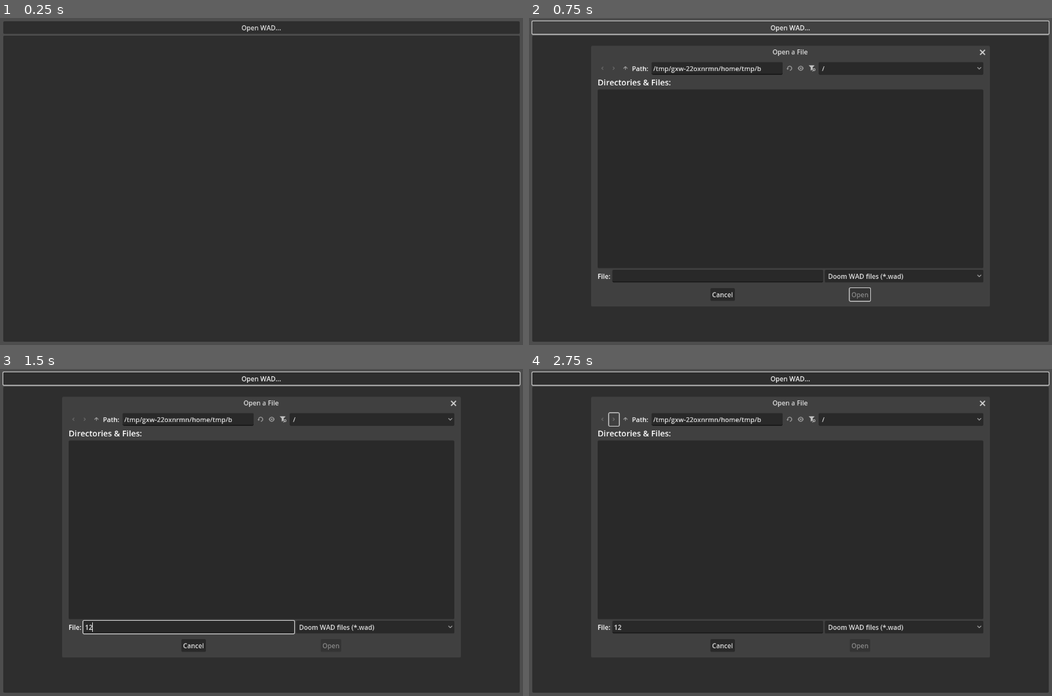
Above: before the commit, frames 1-4 (two rows, left to right).
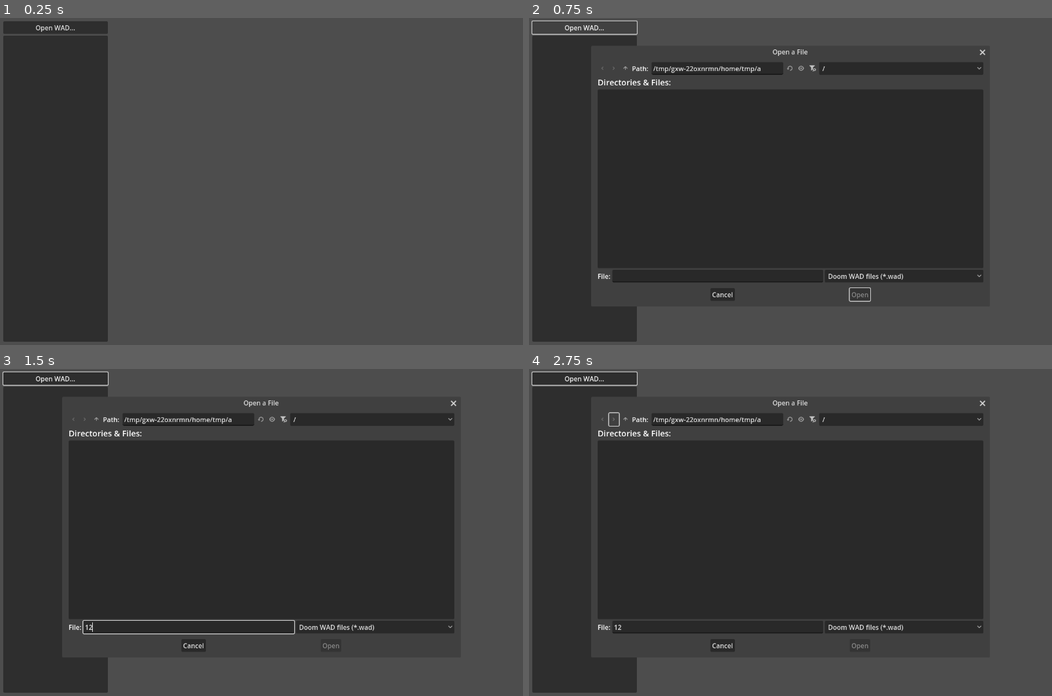
Above: after the commit, the same moments.

Repository: TehRealSalt/sentinel-smith
Game: Godot game, scene res://wad_viewer.tscn
Same seed, same stepped clock (60 frames per second), same inputs: the game is played once before the commit and once after it.
Inputs (mouse positions are in pixels of both pictures, inside the frame that each line leads up to):
- Up to frame 1 (0.25 s): no input
- Up to frame 2 (0.75 s): click "Open WAD..." at 0.5 s
- Up to frame 3 (1.5 s): click (188, 627) at 1.27 s; type "12" at 1.35 s
- Up to frame 4 (2.75 s): click (612, 418) at 2 s

The runs differ from the first frame. In frame 1, 77% of the frame differs, in the area x 6-100%, y 1-99%; in frame 2, 20%; in frame 3, 23%; in frame 4, 23%.

Commit message:
Load sectors + things from TEXTMAP

Diff:
--- a/project/linedef.gd
+++ b/project/linedef.gd
@@ -123,42 +123,23 @@
 var special: int = 0
 
 
-## [member special]'s argument 0.
+## [member special]'s integer arguments.
 ##
-## In map formats without scripting, this should be equal to [member id].
-var arg0: int = 0
+## In any map formats without scripting,
+## [code]int_args[0][/code] should be equal to [member id].
+var int_args: Array[int]
 
 
-## [member special]'s argument 1.
-var arg1: int = 0
+## Gets this thing's script arguments as an array.
+## This
+func get_args() -> Array:
+	return int_args
 
 
-## [member special]'s argument 2.
-var arg2: int = 0
-
-
-## [member special]'s argument 3.
-var arg3: int = 0
-
-
-## [member special]'s argument 4.
-var arg4: int = 0
-
-
-## Gets this line's script arguments as an array.
-func get_args() -> Array:
-	return [arg0, arg1, arg2, arg3, arg4]
-
-
-## Sets this line's script arguments from an array.
+## Sets this thing's script arguments from an array.
 func set_args(v: Array) -> void:
 	assert(v.size() == 5)
-	arg0 = v[0]
-	arg1 = v[1]
-	arg2 = v[2]
-	arg3 = v[3]
-	arg4 = v[4]
-
+	int_args = v
 
 # Sidedef pointers
 
--- a/project/map.gd
+++ b/project/map.gd
@@ -53,18 +53,12 @@
 
 	return ret
 
-func _init(_data: Dictionary) -> void:
-	print("TODO: Fill from Dictionary")
-
 
 # Creates a [DoomMap] from a TEXTMAP [String].
 static func load_from_text(text: String) -> DoomMap:
 	text = strip_comments(text)
-
 	var textmap := DoomTextmap.new(text)
-	var map := DoomMap.new(textmap.data)
-
-	return map
+	return DoomMap.new(textmap.data)
 
 
 static func load_from_wad(wad: WADFile) -> DoomMap:
@@ -101,3 +95,16 @@
 	print("Loaded map '%s'" % map.map_name)
 
 	return map
+
+
+var sectors: Array[DoomSector] = []
+var things: Array[DoomThing] = []
+
+func _init(data: Dictionary) -> void:
+	engine_namespace = data.namespace
+
+	for sector_def: Dictionary in data.sector:
+		sectors.push_back(DoomSector.new(sector_def))
+
+	for thing_def: Dictionary in data.thing:
+		things.push_back(DoomThing.new(thing_def))
--- /dev/null
+++ b/project/plane.gd
@@ -0,0 +1,11 @@
+class_name DoomSectorPlane
+extends Node
+## Represents a [DoomSector]'s floor and ceiling planes.
+## This isn't a thing in the UDMF spec, but it reduce code duplication
+## for more complicated map formats.
+
+## The plane's vertical coordinate.
+var height: int = 0
+
+## The plane's texture name or path.
+var texture: String
--- a/project/sector.gd
+++ b/project/sector.gd
@@ -3,24 +3,16 @@
 ## Represents a sector as it is in the UDMF specification.
 
 
-## The floor height.
-var heightfloor: int = 0
+## The properties associated with this sector's floor.
+var floor_plane: DoomSectorPlane
 
 
-## The ceiling height.
-var heightceiling: int = 0
+## The properties associated with this sector's ceiling.
+var ceiling_plane: DoomSectorPlane
 
 
-## The floor texture name or path.
-var texturefloor: String
-
-
-## The ceiling texture name or path.
-var textureceiling: String
-
-
-## The light level of this sector.
-var lightlevel: int = 160
+## The light level of the entire sector.
+var light_level: int = 160
 
 
 ## The sector "special" property.
@@ -31,3 +23,19 @@
 
 ## The scripting ID (or "tag") of this sector.
 var id: int = 0
+
+
+func _init(data: Dictionary) -> void:
+	floor_plane = DoomSectorPlane.new()
+	ceiling_plane = DoomSectorPlane.new()
+
+	floor_plane.height = data.get("heightfloor", 0)
+	ceiling_plane.height = data.get("heightceiling", 0)
+
+	floor_plane.height = data.texturefloor
+	ceiling_plane.height = data.textureceiling
+
+	light_level = data.get("lightlevel", 160)
+
+	special = data.get("special", 0)
+	id = data.get("id", 0)
--- /dev/null
+++ b/project/side_part.gd
@@ -0,0 +1,13 @@
+class_name DoomSidedefPart
+extends DoomEntity
+## Represents a [DoomSidedef]'s upper, middle, and lower "parts".
+## This isn't a thing in the UDMF spec, but it reduce code duplication
+## for more complicated map formats.
+
+
+## The texture path that represents a side part with no texture.
+const NO_TEXTURE = "-";
+
+
+## This side part's texture name or path.
+var texture: String = NO_TEXTURE
--- a/project/sidedef.gd
+++ b/project/sidedef.gd
@@ -3,28 +3,20 @@
 ## Represents a sidedef as it is in the UDMF specification.
 
 
-## Texture X offset. Affects all textures.
-var offsetx: int = 0
+## Offset for ALL textures on this side.
+var offset: Vector2 = Vector2.ZERO
 
 
-## Texture Y offset. Affects all textures.
-var offsety: int = 0
+## The upper sidedef part.
+var top_part: DoomSidedefPart
 
 
-## The texture path that represents a side part with no texture.
-const NO_TEXTURE = "-";
+## The lower sidedef part.
+var bottom_part: DoomSidedefPart
 
 
-## The upper texture name or path.
-var texturetop: String = NO_TEXTURE
-
-
-## The lower texture name or path.
-var texturebottom: String = NO_TEXTURE
-
-
-## The middle texture name or path.
-var texturemiddle: String = NO_TEXTURE
+## The middle sidedef part.
+var middle_part: DoomSidedefPart
 
 
 ## The pointer to the [DoomSector] that this line side is facing.
--- a/project/textmap_reader.gd
+++ b/project/textmap_reader.gd
@@ -200,7 +200,8 @@
 		if token.is_type([&"block_end"]):
 			var created_block := _pop_block()
 			var work_block := _get_working_block()
-			work_block[block_identifier] = created_block
+			var work_array: Array = work_block.get_or_add(block_identifier, [])
+			work_array.append(created_block)
 
 			assert(size == _block_stack.size())
 			return token
--- a/project/thing.gd
+++ b/project/thing.gd
@@ -4,23 +4,19 @@
 ## These are objects that are defined per configuration.
 
 ## The scripting ID (or "TID") of this thing.
-var id: int = 0
+var id: int
 
 
-## X coordinate.
-var x: float
+## 2D coordinates.
+var pos: Vector2
 
 
-## Y coordinate.
-var y: float
-
-
-## Z coordinate, relative to the sector's height.
-var height: float = 0.0
+## Vertical coordinate, relative to the sector's height.
+var height: float
 
 
 ## Angle, in degrees. 0 should face east.
-var angle: int = 0
+var angle: int
 
 
 ## The "DoomEdNum" of this thing.
@@ -29,120 +25,119 @@
 
 # Thing flags
 
-## Appears in skill 1 (baby)
-var skill1: bool = false
-
-
-## Appears in skill 2 (easy)
-var skill2: bool = false
-
-
-## Appears in skill 3 (normal)
-var skill3: bool = false
-
-
-## Appears in skill 4 (hard)
-var skill4: bool = false
-
-
-## Appears in skill 5 (nightmare)
-var skill5: bool = false
+## Appears in certain skills
+var skills: Array[bool]
 
 
 ## Enemy attempts to ambush the player.
-var ambush: bool = false
+var ambush: bool
 
 
 ## Can spawn in single-player mode.
-var single: bool = false
+var single: bool
 
 
 ## Can spawn in deathmatch mode.
-var dm: bool = false
+var dm: bool
 
 
 ## Can spawn in coop mode.
-var coop: bool = false
+var coop: bool
 
 
 # MBF flags, ignored in Heretic/Hexen/Strife.
 
 ## MBF-style "friendly" NPC.
-var friend: bool = false
+var friend: bool
 
 
 # Hexen flags, ignored in Doom/Heretic/Strife.
 
 ## This object is inactive until it is activated via scripting.
-var dormant: bool = false
+var dormant: bool
 
 
-## Appears for class 1 (fighter)
-var class1: bool = false
-
-
-## Appears for class 2 (cleric)
-var class2: bool = false
-
-
-## Appears for class 3 (mage)
-var class3: bool = false
+## Appears for certain classes
+var classes: Array[bool]
 
 
 # Strife flags, ignored in non-ZDoom.
 
 ## Is a Strife NPC.
-var standing: bool = false
+var standing: bool
 
 
 ## Strife-style "friendly" NPC.
-var strifeally: bool = false
+var strifeally: bool
 
 
 ## Strife-style 50% transulcent.
-var translucent: bool = false
+var translucent: bool
 
 
 ## Strife-style invisible.
-var invisible: bool = false
+var invisible: bool
 
 
 # Actions. This should be ignored in map formats that do not implement scripting
 
 ## This thing's action.
-var special: int = 0
+var special: int
 
 
-## [member special]'s argument 0.
-var arg0: int = 0
-
-
-## [member special]'s argument 1.
-var arg1: int = 0
-
-
-## [member special]'s argument 2.
-var arg2: int = 0
-
-
-## [member special]'s argument 3.
-var arg3: int = 0
-
-
-## [member special]'s argument 4.
-var arg4: int = 0
+## [member special]'s integer arguments.
+var int_args: Array[int]
 
 
 ## Gets this thing's script arguments as an array.
+## This
 func get_args() -> Array:
-	return [arg0, arg1, arg2, arg3, arg4]
+	return int_args
 
 
 ## Sets this thing's script arguments from an array.
 func set_args(v: Array) -> void:
 	assert(v.size() == 5)
-	arg0 = v[0]
-	arg1 = v[1]
-	arg2 = v[2]
-	arg3 = v[3]
-	arg4 = v[4]
+	int_args = v
+
+
+func _init(data: Dictionary) -> void:
+	id = data.get("id", 0)
+	pos.x = data.x
+	pos.y = data.y
+	height = data.get("height", 0)
+	angle = data.get("angle", 0)
+	type = data.type
+
+	skills.resize(5)
+	skills[0] = data.get("skill1", false)
+	skills[1] = data.get("skill2", false)
+	skills[2] = data.get("skill3", false)
+	skills[3] = data.get("skill4", false)
+	skills[4] = data.get("skill5", false)
+
+	ambush = data.get("ambush", false)
+	single = data.get("single", false)
+	dm = data.get("dm", false)
+	coop = data.get("coop", false)
+
+	friend = data.get("friend", false)
+
+	dormant = data.get("dormant", false)
+	classes.resize(3)
+	classes[0] = data.get("class1", false)
+	classes[1] = data.get("class2", false)
+	classes[2] = data.get("class3", false)
+
+	standing = data.get("standing", false)
+	strifeally = data.get("strifeally", false)
+	translucent = data.get("translucent", false)
+	invisible = data.get("invisible", false)
+
+	special = data.get("special", 0)
+	int_args.resize(5)
+	int_args[0] = data.get("arg0", 0)
+	int_args[1] = data.get("arg1", 0)
+	int_args[2] = data.get("arg2", 0)
+	int_args[3] = data.get("arg3", 0)
+	int_args[4] = data.get("arg4", 0)
--- a/project/vertex.gd
+++ b/project/vertex.gd
@@ -3,9 +3,5 @@
 ## Represents a vertex as it is in the UDMF specification.
 
 
-## X coordinate.
-var x: float
-
-
-## Y coordinate.
-var y: float
+## 2D coordinates.
+var pos: Vector2
--- a/project/wad_viewer.tscn
+++ b/project/wad_viewer.tscn
@@ -23,15 +23,20 @@
 theme_override_constants/margin_right = 8
 theme_override_constants/margin_bottom = 8
 
-[node name="VBoxContainer" type="VBoxContainer" parent="MarginContainer"]
+[node name="HBoxContainer" type="HBoxContainer" parent="MarginContainer"]
+layout_mode = 2
+size_flags_horizontal = 0
+
+[node name="VBoxContainer" type="VBoxContainer" parent="MarginContainer/HBoxContainer"]
+custom_minimum_size = Vector2(256, 0)
 layout_mode = 2
 
-[node name="OpenWADButton" type="Button" parent="MarginContainer/VBoxContainer"]
+[node name="OpenWADButton" type="Button" parent="MarginContainer/HBoxContainer/VBoxContainer"]
 unique_name_in_owner = true
 layout_mode = 2
 text = "Open WAD..."
 
-[node name="WADTree" type="Tree" parent="MarginContainer/VBoxContainer"]
+[node name="WADTree" type="Tree" parent="MarginContainer/HBoxContainer/VBoxContainer"]
 unique_name_in_owner = true
 layout_mode = 2
 size_flags_vertical = 3
@@ -47,5 +52,5 @@
 access = 2
 filters = PackedStringArray("*.wad;Doom WAD files")
 
-[connection signal="pressed" from="MarginContainer/VBoxContainer/OpenWADButton" to="." method="_on_open_wad_button_pressed"]
+[connection signal="pressed" from="MarginContainer/HBoxContainer/VBoxContainer/OpenWADButton" to="." method="_on_open_wad_button_pressed"]
 [connection signal="file_selected" from="OpenWADDialog" to="." method="_on_file_dialog_file_selected"]
Not shown, added: project/plane.gd.uid
Not shown, added: project/side_part.gd.uid
